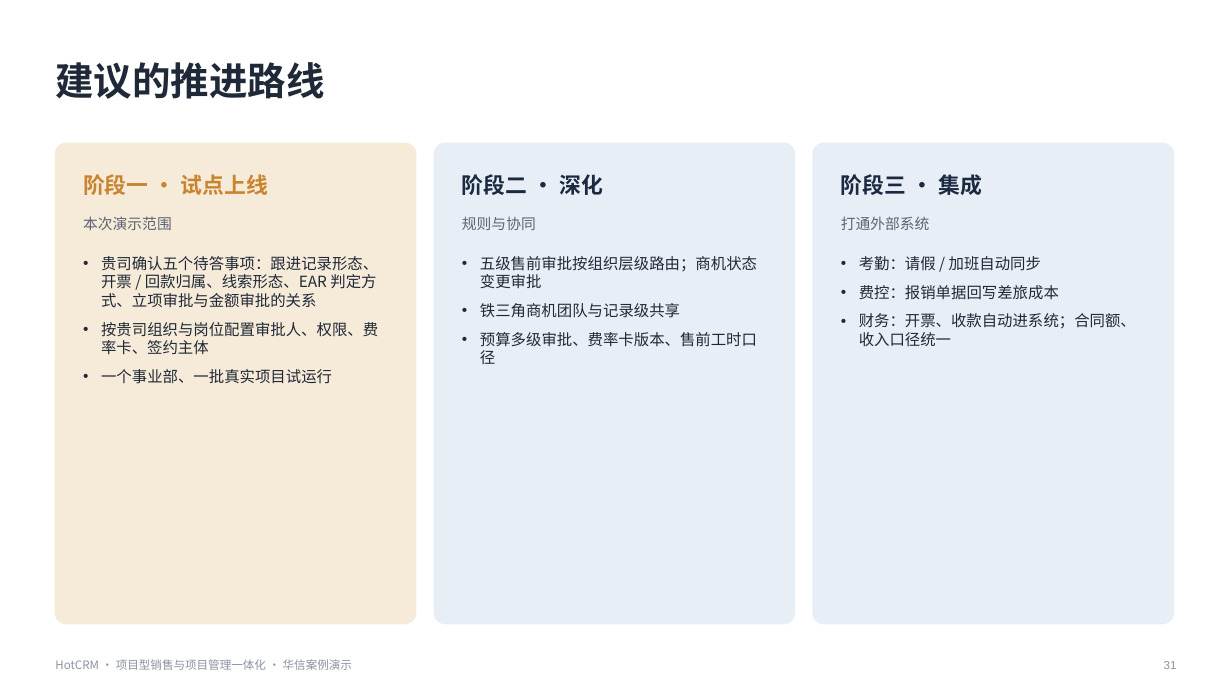
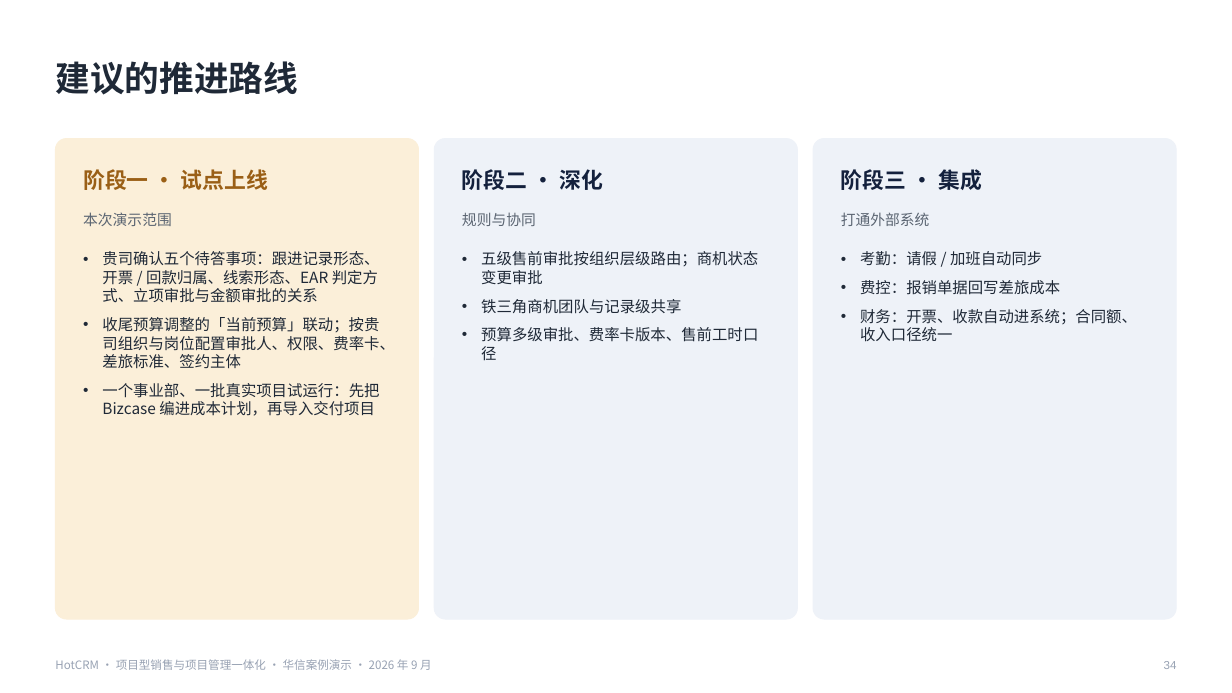
Before and after one commit to sunhaolin/hotcrm, a slide deck: slide 34 of docs/demo/psa-presales/客户汇报-华信案例.pptx (slide 31 before the commit). Drawn at 1232x693 pixels with LibreOffice and Linux fonts; fonts in the diff are those of the drawing. Boxes give left, top, right and bottom in pixels: in the first picture for what was removed or moved away, otherwise in the second. Text is boxed around its words. In the diff, an @@ line names an element or a change of style, - is before the commit and + after.

```diff
--- a/docs/demo/psa-presales/客户汇报-华信案例.pptx
+++ b/docs/demo/psa-presales/客户汇报-华信案例.pptx
@@ text "建议的推进路线" at box(55, 61, 298, 95): size 30 to 27 pt @@
@@ rounded rectangle at box(55, 139, 419, 619): fill #F6EAD8 to #FBEFD9; outline #F6EAD8 1 pt to #FBEFD9 0.75 pt @@
@@ 3 rounded rectangles: place and size @@
-3 rounded rectangles at box(55, 143, 1174, 624)
+3 rounded rectangles at box(55, 139, 1177, 619)
@@ rounded rectangle at box(434, 139, 798, 619): fill #E8EEF6 to #EEF2F8; outline #E8EEF6 1 pt to #EEF2F8 0.75 pt @@
@@ rounded rectangle at box(813, 139, 1177, 619): fill #E8EEF6 to #EEF2F8; outline #E8EEF6 1 pt to #EEF2F8 0.75 pt @@
@@ text "阶段一 · 试点上线" at box(83, 169, 268, 190): text colour #C8842E to #9A5F16 @@
@@ text "阶段二 · 深化" at box(462, 169, 603, 190): text colour #1B2A41 to #14213D @@
@@ text "阶段三 · 集成" at box(841, 169, 982, 190): text colour #1B2A41 to #14213D @@
@@ text "本次演示范围": place and size @@
-text "本次演示范围" at box(83, 216, 172, 230)
+text "本次演示范围" at box(83, 212, 172, 226)
@@ text "规则与协同": place and size @@
-text "规则与协同" at box(462, 216, 536, 230)
+text "规则与协同" at box(462, 212, 536, 226)
@@ text "打通外部系统": place and size @@
-text "打通外部系统" at box(841, 216, 930, 230)
+text "打通外部系统" at box(841, 212, 930, 226)
@@ text at box(102, 251, 379, 303): indent changed @@
@@ text "五级售前审批按组织层级路由；商机状态变更审批" at box(481, 251, 758, 361): indent changed @@
@@ text "考勤：请假 / 加班自动同步" at box(860, 251, 1137, 342): indent changed @@
@@ text at box(102, 317, 395, 416): text changed @@
-• 按贵司组织与岗位配置审批人、权限、费率卡、签约主体
-• 一个事业部、一批真实项目试运行
+• 收尾预算调整的「当前预算」联动；按贵司组织与岗位配置审批人、权限、费率卡、差旅标准、签约主体
+• 一个事业部、一批真实项目试运行：先把 Bizcase 编进成本计划，再导入交付项目
@@ text at box(55, 659, 432, 670): text changed; text colour #8A94A3 to #98A2B3 @@
-HotCRM · 项目型销售与项目管理一体化 · 华信案例演示
+HotCRM · 项目型销售与项目管理一体化 · 华信案例演示 · 2026 年 9 月
@@ text at box(1164, 661, 1177, 669): text changed; text colour #8A94A3 to #98A2B3 @@
-31
+34
```
Also in this commit, not shown: 31 other slides changed, 3 slides added, 49 other files.
